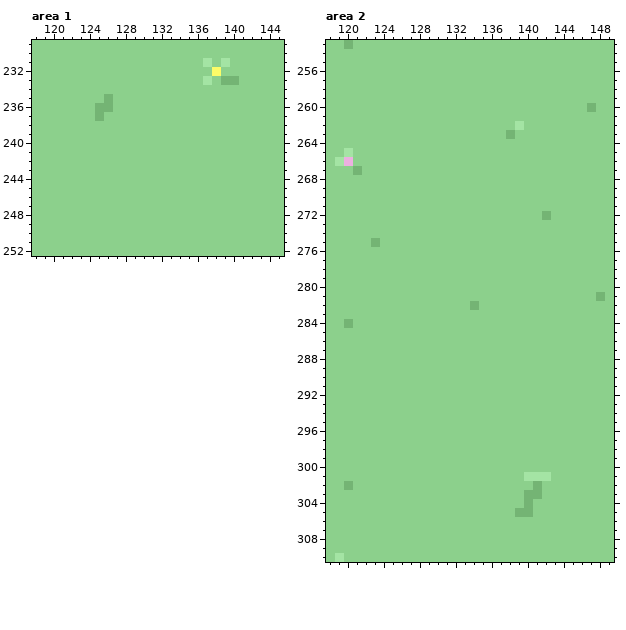
A pixel-art file gets an edit: assets/aseprite/objects.aseprite. That is the earlier state.
320x320 pixels, 1 frame. Shown: area 1: x 118..145, y 229..252; area 2: x 118..149, y 253..310.
After the commit:
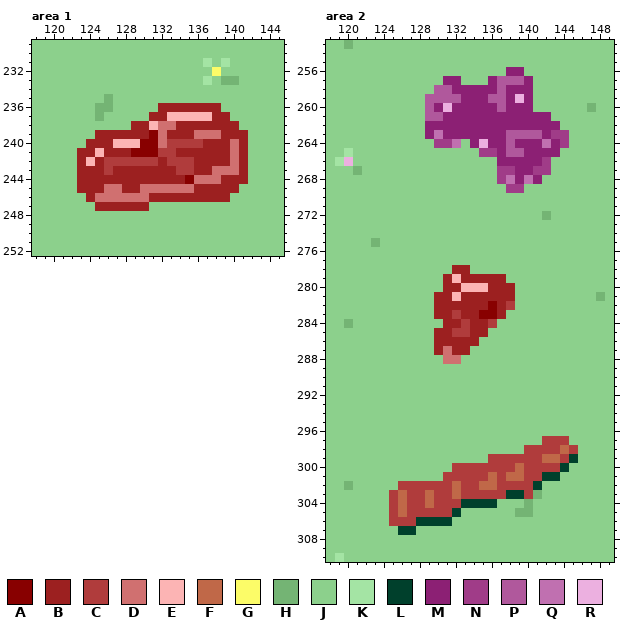
Palette (. is transparent): A #880000  B #9c2020  C #b03c3c  D #d07070  E #fcb4b4  F #c06848  G #fcfc68  H #74b474  J #8cd08c  K #a4e4a4  L #00402c  M #8c2074  N #a03c88  P #b0589c  Q #c070b0  R #ecb0e0
The edit:
Changed rows in their new state; - is an unchanged pixel.
Area 1, layer "export":
first column x 123:
236 ---------BBBBBBB---
237 --------BBEEEEEBB--
238 ------BBEDDBBBBBBB-
239 --BBBBBBADBBBDDDBBB
240 -BBBEEEAADCCCCBBBDB
241 BBEBBBAAACCBBBBBBDB
242 BEBCCCCCCBCCCBBBBDB
243 BBBCBBBBBBBCCBBDDDB
244 BBBBBBBBBBBBADDDBBB
245 BBBDDBBDDDDDDBBBBB-
246 -BDDDDDDBBBBBBBBB--
247 --BBBBBB-----------
Area 2, layer "export":
first column x 129:
256 ---------MM-----
257 --MM---MPPPM----
258 -PPMMMMMPMMM----
259 PPPPMMMPPMRM----
260 PMRMMMMMPMMM----
261 PPMMMMMMMMMMMM--
262 MMMMMMMMMMMMMMM-
263 MQMMMMMMMPPPPMNN
264 -NNQ-MRMMPMMMQMN
265 ------NNMPPMMMM-
266 --------MMMMMN--
267 --------NNMMNN--
268 --------NQMQM---
269 ---------NN-----
first column x 130:
278 --BB-----
279 -BEBBBBB-
280 -BBEEEBBB
281 BBEBBBBBB
282 BBBBBBABC
283 BBCBBAAB-
284 -BBCBBC--
285 BBCCBB---
286 BBBBB----
287 BDBB-----
288 -DD------
first column x 125:
297 -----------------CCC-
298 ---------------CCCCFC
299 -----------CCCCCCFFCL
300 -------CCCCCCCFCCCCL-
301 ------CCCCCFCFFCCLL--
302 -CCCCCCFCCFFCCCCL----
303 CFCCFCCFCCCCCLLC-----
304 CFCCFCCCLLLL---------
305 CFCCCCCL-------------
306 CCCLLLL--------------
307 -LL------------------
